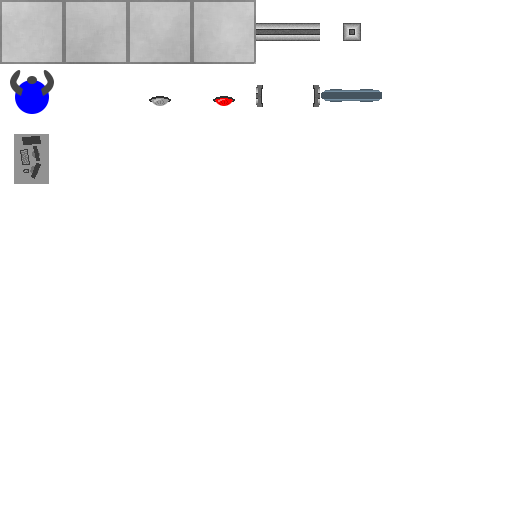
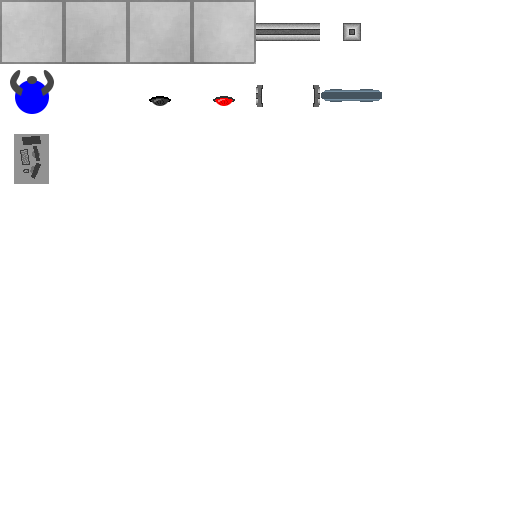
Before/after of a 512 x 512 layered artwork. What changed in the layer stack:
painted on "Layer 3" over (149, 96, 171, 106)
removed layer "Layer 2" over (149, 96, 171, 106)
